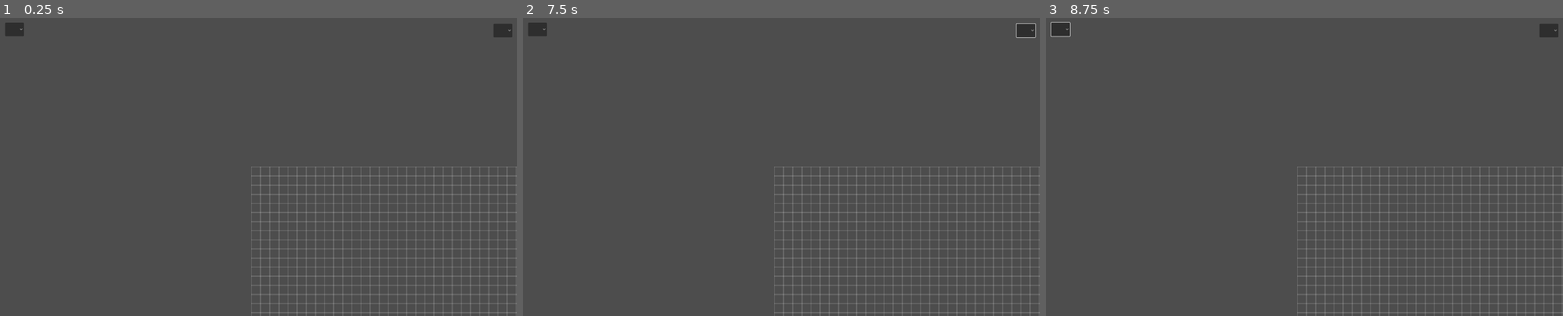
Above: before the commit, frames 1-3 (left to right).
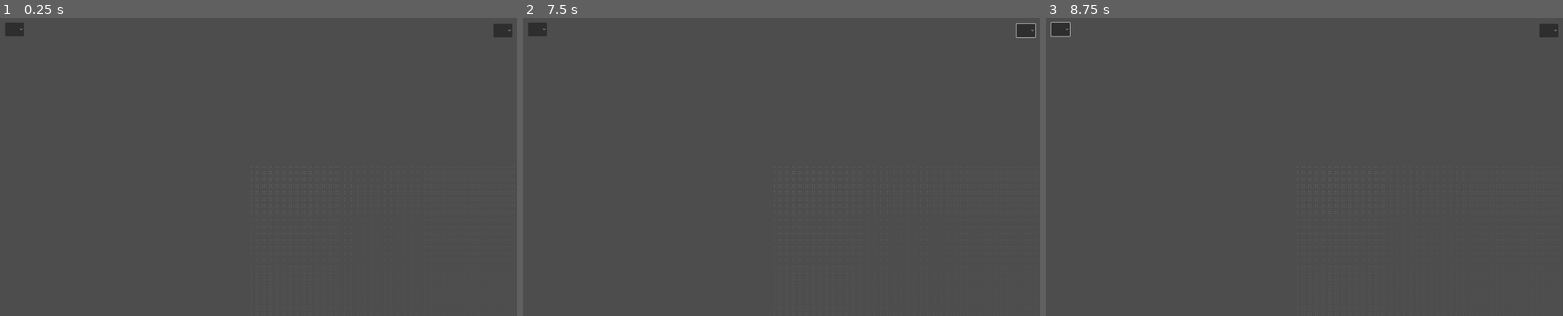
Above: after the commit, the same moments.

Repository: kankern69-max/game-godot
Game: Godot game, scene res://game.tscn
Same seed, same stepped clock (60 frames per second), same inputs: the game is played once before the commit and once after it.
Inputs (mouse positions are in pixels of both pictures, inside the frame that each line leads up to):
- Up to frame 1 (0.25 s): no input
- Up to frame 2 (7.5 s): tap Enter at 0.5, 3.5, 5 s; move the mouse to (890, 152) at 0.52 s; hold Right 0.53-1.25 s; tap Alt at 0.6, 3.6, 5.1, 6.6 s; click (890, 152) at 0.67 s; click (1024, 29) at 1.25 s; click (538, 29) at 2 s; tap Space at 2.75, 4.25, 5.75 s; move the mouse to (667, 181) at 2.77 s; hold Down 2.78-3.53 s; tap Shift every 1.5 s from 2.85 to 7.35 s; move the mouse to (828, 101) at 3.52 s; hold Right 3.53-4.28 s; move the mouse to (750, 226) at 4.27 s; hold Up 4.28-5.03 s; click (750, 226) at 4.42 s; move the mouse to (931, 211) at 5.02 s; hold Left 5.03-6.53 s; move the mouse to (616, 122) at 5.77 s; move the mouse to (802, 167) at 6.52 s; hold Down 6.53-7.28 s; click (802, 167) at 6.67 s; move the mouse to (693, 92) at 7.27 s; hold Right from 7.28 s (still down)
- Up to frame 3 (8.75 s): move the mouse to (1413, 152) at 8.02 s; release Right at 8.03 s; hold Up from 8.03 s (still down); tap Alt at 8.1 s

The runs differ from the first frame. In frame 1, 4.5% of the frame differs, in the area x 48-100%, y 49-100%; in frame 2, 4.5%; in frame 3, 4.5%.

Commit message:
Simplify grid rendering and remove debug print
This change replaces the complex cell-based building grid with a lightweight dot grid renderer that draws a sparse pattern across the board. It also removes an unnecessary debug print from the camera update loop, preventing noisy console output while the view zoom is being adjusted.

Diff:
--- a/pcd-desinger-v-1/building_grid.gd
+++ b/pcd-desinger-v-1/building_grid.gd
@@ -1,24 +1,6 @@
 extends Node2D
-
-@export var grid_size = Vector2i(1920, 1080)
-@export var cell_size = 33
-
-var cells = {}  # Vector2i -> Cell
-
-const N = 1; const E = 2; const S = 4; const W = 8
-var dirs = {N: Vector2i(0,-1), E: Vector2i(1,0), S: Vector2i(0,1), W: Vector2i(-1,0)}
-var opposite = {N: S, E: W, S: N, W: E}
-
-@onready var trace_layer: TileMapLayer = $WireLayer
-
-class Cell:
-	var type: String = "empty"
-	var connections: int = 0
-	var component_id: String = ""
-
-
-
-
+var dotDistance: int = 8
+const boardSize: Vector2i = Vector2i(1920,1080)
 # Called when the node enters the scene tree for the first time.
 func _ready() -> void:
 	pass # Replace with function body.
@@ -27,17 +9,8 @@
 # Called every frame. 'delta' is the elapsed time since the previous frame.
 func _process(delta: float) -> void:
 	pass
-
-func _draw():
-	_draw_grid_lines()
-
-func _draw_grid_lines():
-	var color = Color(1, 1, 1, 0.15)
-	for x in range(grid_size.x + 1):
-		var from = Vector2(x * cell_size, 0)
-		var to = Vector2(x * cell_size, grid_size.y * cell_size)
-		draw_line(from, to, color, 4.0)
-	for y in range(grid_size.y + 1):
-		var from = Vector2(0, y * cell_size)
-		var to = Vector2(grid_size.x * cell_size, y * cell_size)
-		draw_line(from, to, color, 4.0)
+func _draw() -> void:
+	for x in range(0, boardSize.x, dotDistance):
+		for y in range(0,boardSize.y, dotDistance):
+			draw_rect(Rect2(Vector2(x, y), Vector2(1, 1)), Color(0.47, 0.47, 0.47, 1.0))
+	pass
--- a/pcd-desinger-v-1/camera_2d.gd
+++ b/pcd-desinger-v-1/camera_2d.gd
@@ -8,7 +8,6 @@
 
 # Called every frame. 'delta' is the elapsed time since the previous frame.
 func _process(delta: float) -> void:
-	print(view)
 	zoom = Vector2.ONE * view
 
 func _unhandled_input(event):
